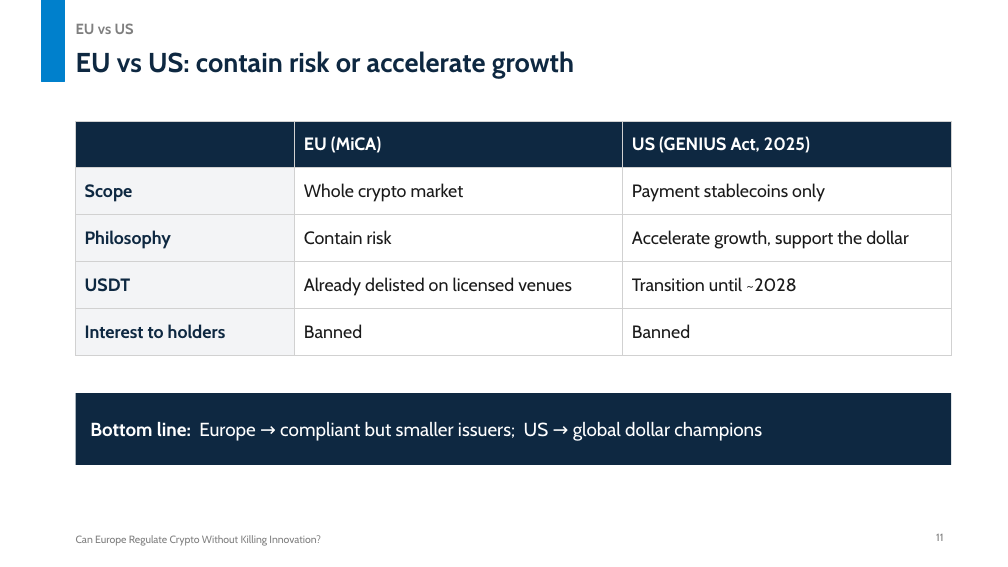
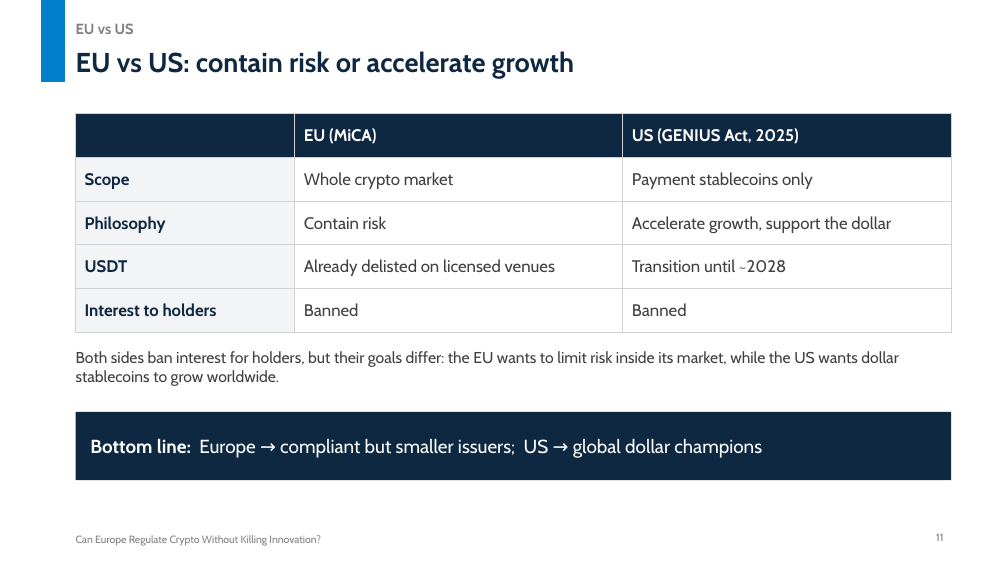
Before and after one commit to untitl333d/-frontend-slides, a slide deck: slide 11 of presentations/mica-seminar/MiCA_Crypto_Regulation_Seminar.pptx. Drawn at 1008x567 pixels with LibreOffice and Linux fonts; fonts in the diff are those of the drawing. Boxes give left, top, right and bottom in pixels: in the first picture for what was removed or moved away, otherwise in the second. Text is boxed around its words. In the diff, an @@ line names an element or a change of style, - is before the commit and + after.

```diff
--- a/presentations/mica-seminar/MiCA_Crypto_Regulation_Seminar.pptx
+++ b/presentations/mica-seminar/MiCA_Crypto_Regulation_Seminar.pptx
@@ table at [76, 113, 951, 320] @@
@@ size 17 to 16 pt @@
@@ text colour #1A1A1A to #404040 in "Whole crypto market", "Payment stablecoins only", "Contain risk", "Accelerate growth, support the dollar" and 4 more places @@
@@ table: place and size @@
-table at [76, 121, 951, 343]
+table at [76, 113, 951, 320]
@@ text added at [76, 351, 898, 386], 15 pt, text #404040 @@
+Both sides ban interest for holders, but their goals differ: the EU wants to limit risk inside its market, while the US wants dollar stablecoins to grow worldwide.
@@ rectangle "Bottom line: Europe → compliant ...": place and size @@
-rectangle "Bottom line: Europe → compliant ..." at [76, 393, 951, 465]
+rectangle "Bottom line: Europe → compliant ..." at [76, 412, 951, 480]
```
Also in this commit, not shown: 13 other slides changed, 1 other file.
